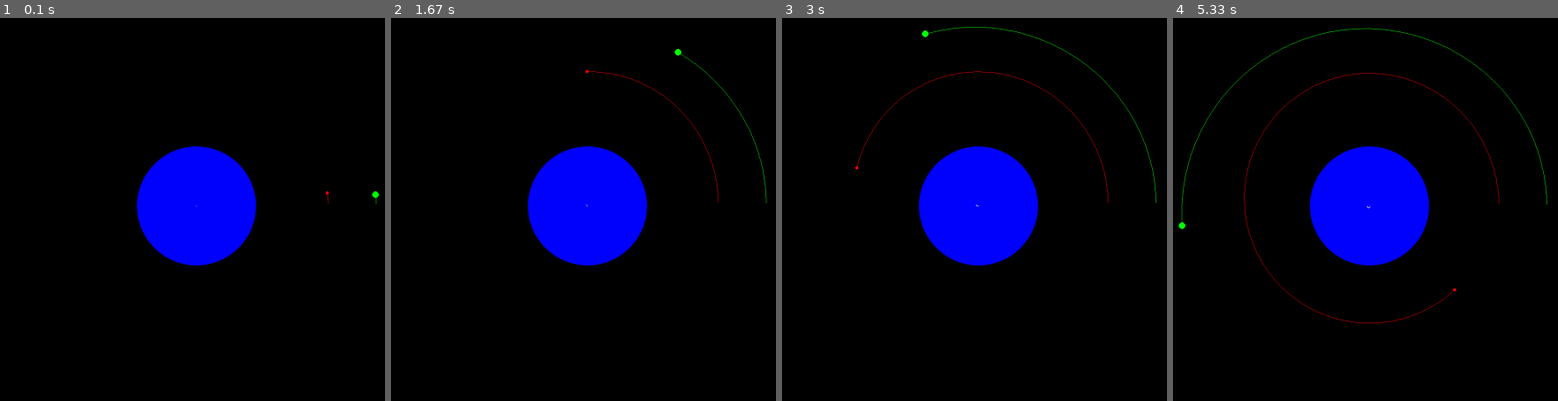
Above: before the commit, frames 1-4 (left to right).
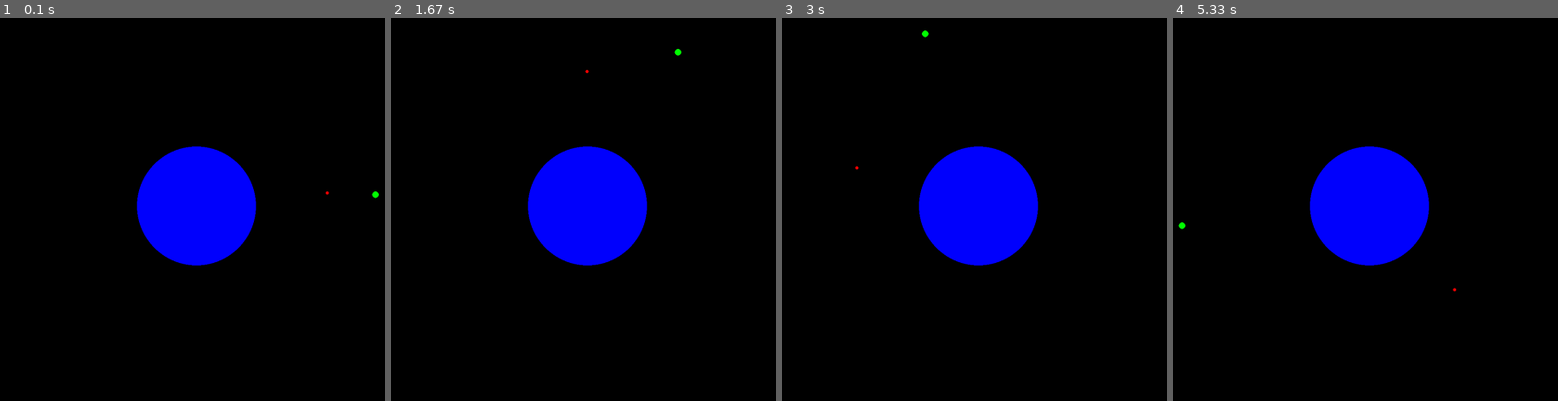
Above: after the commit, the same moments.

Repository: marwan404/pygame-OM
Game: pygame game, started from main.py
Two runs of this game, one before a commit and one after it. Both use one fixed random seed, a clock stepped at 60 frames per second and the inputs below.
Inputs:
- Up to frame 1 (0.1 s): type "1 (at the terminal prompt)" at 0 s
- Up to frame 2 (1.67 s): no input
- Up to frame 3 (3 s): no input
- Up to frame 4 (5.33 s): no input

The runs differ from the first frame. In frame 1, less than 0.1% of the frame differs, in the area x 50-98%, y 45-50%; in frame 2, 0.3%; in frame 3, 0.5%; in frame 4, 1.0%, in the area x 2-98%, y 2-80%.

Commit message:
turns out performance was bad so had to rever to a lil older code and used deque instead of .pop

Diff:
--- a/body.py
+++ b/body.py
@@ -1,4 +1,7 @@
+# contains the body class
+
 from config import *
+from collections import deque
 
 class Body:
     def __init__(self, x, y, mass, radius, color, vx=0, vy=0):
@@ -22,5 +25,4 @@
 
     def update_trail(self):
         self.points.append((self.x, self.y))
-        if len(self.points) > 1500:
-            self.points.pop(0)
+        self.points = deque(maxlen=750)
--- a/config.py
+++ b/config.py
@@ -1,4 +1,4 @@
-#contains global variables
+# contains global variables
 
 # screen configs
 W = 1900
--- a/integrator.py
+++ b/integrator.py
@@ -1,41 +1,30 @@
+# contains the physics
+
 class Integrator:
     def __init__(self, G):
         self.G = G
 
-    @staticmethod
-    def get_differences(body, other):
-        dx = other.x - body.x
-        dy = other.y - body.y
-
-        return dx, dy
-
-    def get_distances(self, body, others):
-        distances = []
-        for other in others:
-            if other is body:
-                distances.append(0)
-                continue
-
-            dx, dy = self.get_differences(body, other)
-
-            r_sq = pow(dx, 2) + pow(dy, 2)
-            distances.append(r_sq)
-
-        return distances
-
     def get_acceleration(self, body, others):
         total_ax, total_ay = 0, 0
-        distances = self.get_distances(body, others)
-        for i, other in enumerate(others):
+        epsilon = 0.1
+
+        for other in others:
             if other is body:
                 continue
 
-            dx, dy = self.get_differences(body, other)
+            dx = other.x - body.x
+            dy = other.y - body.y
 
-            r = max(pow(distances[i], 0.5), 0.1) # Softening to prevent div by zero
+            r_sq = dx*dx + dy*dy + epsilon**2
+            r = r_sq**0.5
 
-            # a = G * M / r^2
-            a = self.G * (other.mass / distances[i])
+            # collision check
+            if r <= body.radius + other.radius:
+                # idk what to do here so ill leave it empty ig
+                continue
+
+            a = self.G * (other.mass / r_sq)
+
             total_ax += a * (dx / r)
             total_ay += a * (dy / r)
 
--- a/main.py
+++ b/main.py
@@ -1,3 +1,5 @@
+# contains the main game loop
+
 import pygame
 from body import Body
 from integrator import EulerIntegrator, VerletIntegrator
@@ -5,7 +7,6 @@
 
 # pygame setup
 pygame.init()
-screen = pygame.display.set_mode((W,H))
 clock = pygame.time.Clock()
 running = True
 
@@ -43,6 +44,8 @@
 else:
     sim = VerletIntegrator(G)
 
+screen = pygame.display.set_mode((W,H))
+
 while running:
     for event in pygame.event.get():
         if event.type == pygame.QUIT:
